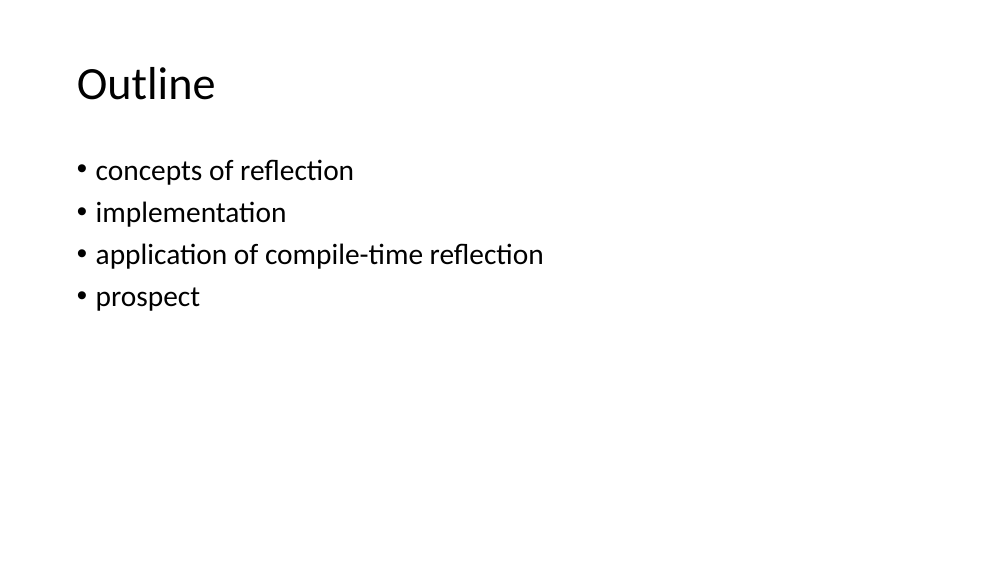
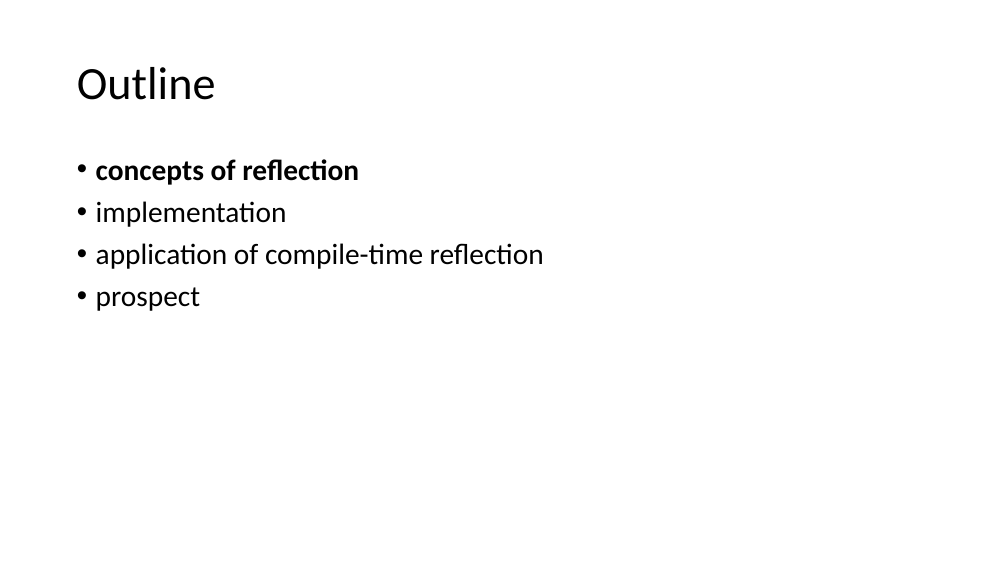
Before and after one commit to qicosmos/cppcon2017, a slide deck: slide 2 of cppcon2017.pptx. Drawn at 1008x567 pixels with LibreOffice and Linux fonts; fonts in the diff are those of the drawing. Boxes give left, top, right and bottom in pixels: in the first picture for what was removed or moved away, otherwise in the second. Text is boxed around its words. In the diff, an @@ line names an element or a change of style, - is before the commit and + after.

```diff
--- a/cppcon2017.pptx
+++ b/cppcon2017.pptx
@@ text at [96,159,359,185]: bold on in "concepts of reflection" @@
```
Also in this commit, not shown: 3 other slides changed, 7 slides added.
